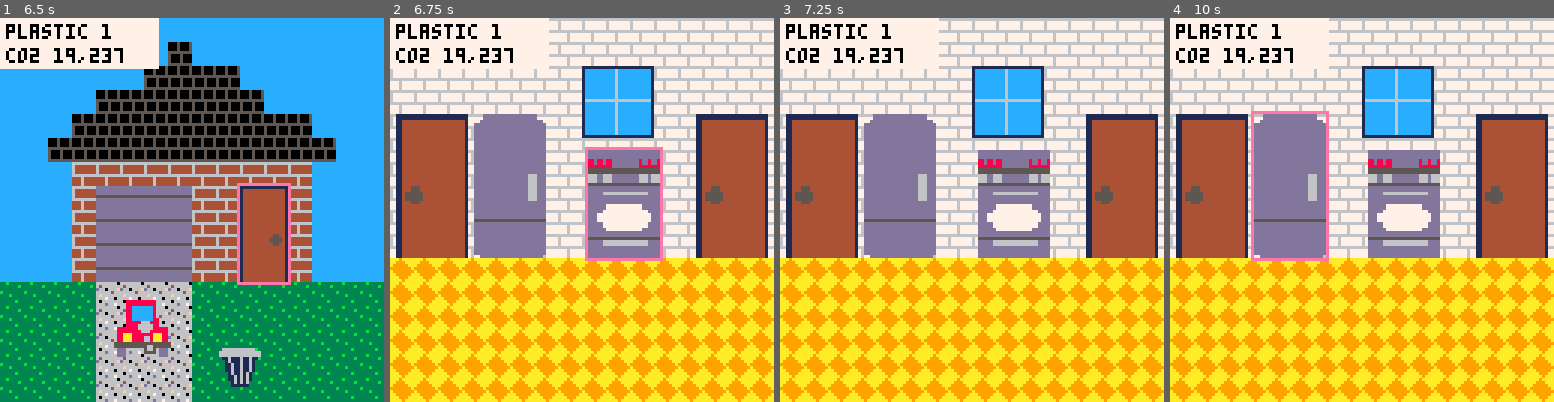
Above: before the commit, frames 1-4 (left to right).
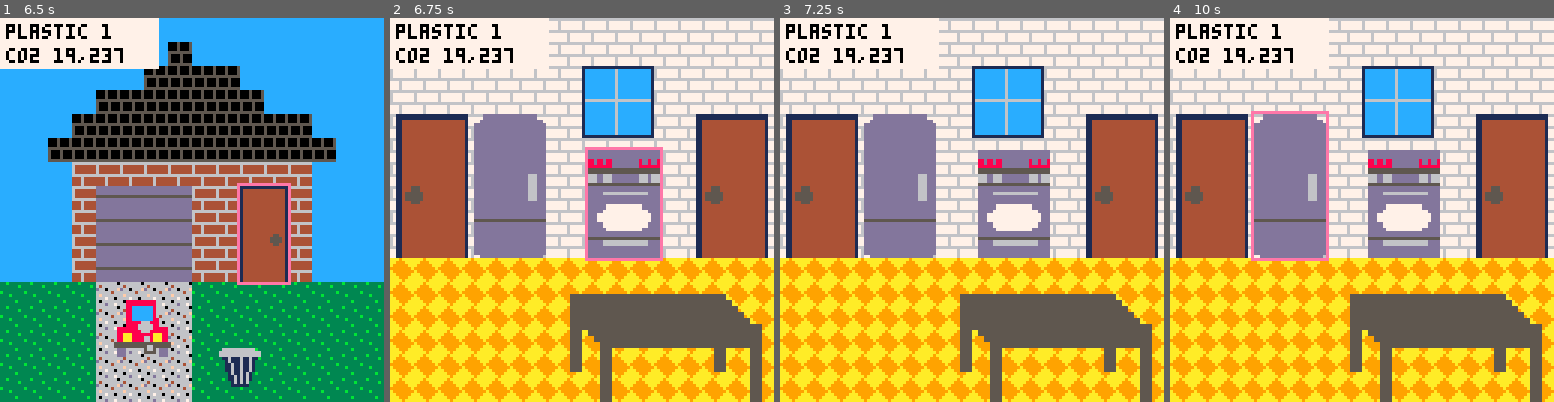
Above: after the commit, the same moments.

Repository: EmilyRagan/senior-project
Game: PICO-8 cartridge carts/home.p8
Same seed, same stepped clock (60 frames per second), same inputs: the game is played once before the commit and once after it.
Inputs:
- Up to frame 1 (6.5 s): tap O (Z key) at 0.33, 0.7, 1.43, 2.22, 3.1, 3.98, 4.87, 5.75 s; tap X (X key) at 1.07, 2.07, 2.4, 2.73, 3.07, 3.4, 3.73, 4.07, 4.4, 4.73, 5.07, 5.4, 5.73, 6.07, 6.4 s; hold Left 1.97-2.37 s; hold Down 2.42-2.82 s; hold Right 2.87-3.53 s; hold Up 3.58-4.08 s; hold Right 4.13-4.53 s; hold Down 4.58-5.08 s; hold Left 5.13-5.8 s; hold Up 5.85-6.18 s; hold Left from 6.23 s (still down)
- Up to frame 2 (6.75 s): release Left at 6.63 s; tap O (Z key) at 6.63 s; hold Down from 6.68 s (still down); tap X (X key) at 6.73 s
- Up to frame 3 (7.25 s): tap X (X key) at 7.07 s; release Down at 7.08 s; hold Right from 7.13 s (still down)
- Up to frame 4 (10 s): tap X (X key) every 0.33 s from 7.4 to 9.73 s; tap O (Z key) at 7.52, 8.4, 9.28 s; release Right at 7.8 s; hold Up 7.85-8.35 s; hold Right 8.4-8.8 s; hold Down 8.85-9.35 s; hold Left from 9.4 s (still down)

Frame 1 is identical in both runs. In frame 2, 7.7% of the frame differs, in the area x 46-97%, y 71-100%; in frame 3, 7.7%; in frame 4, 7.7%.

Commit message:
create dining table

Diff:
--- a/carts/home.p8
+++ b/carts/home.p8
@@ -424,6 +424,21 @@
         }
       }
     },
+  }
+
+  kitchen_static = {
+    {
+      -- table
+      current = 1,
+      options = {{
+        sprite_start = 144,
+        sprite_height = 3,
+        sprite_width = 4,
+        x = 60,
+        y = 90,
+        multiplier = 2
+      }}
+    }
   }
 
   -- link the scene transition items
@@ -723,6 +738,10 @@
 
 function drawKitchen()
   map(16, 0, 0, 0, 16, 16)
+  for key, value in ipairs(kitchen_static)
+  do
+    drawSprite(value.options[value.current])
+  end
   for key, value in ipairs(kitchen_interactives)
   do
     drawSprite(value.options[value.current])
Not shown, changed: 21 lines of the sprite sheet (__gfx__) section of carts/home.p8
